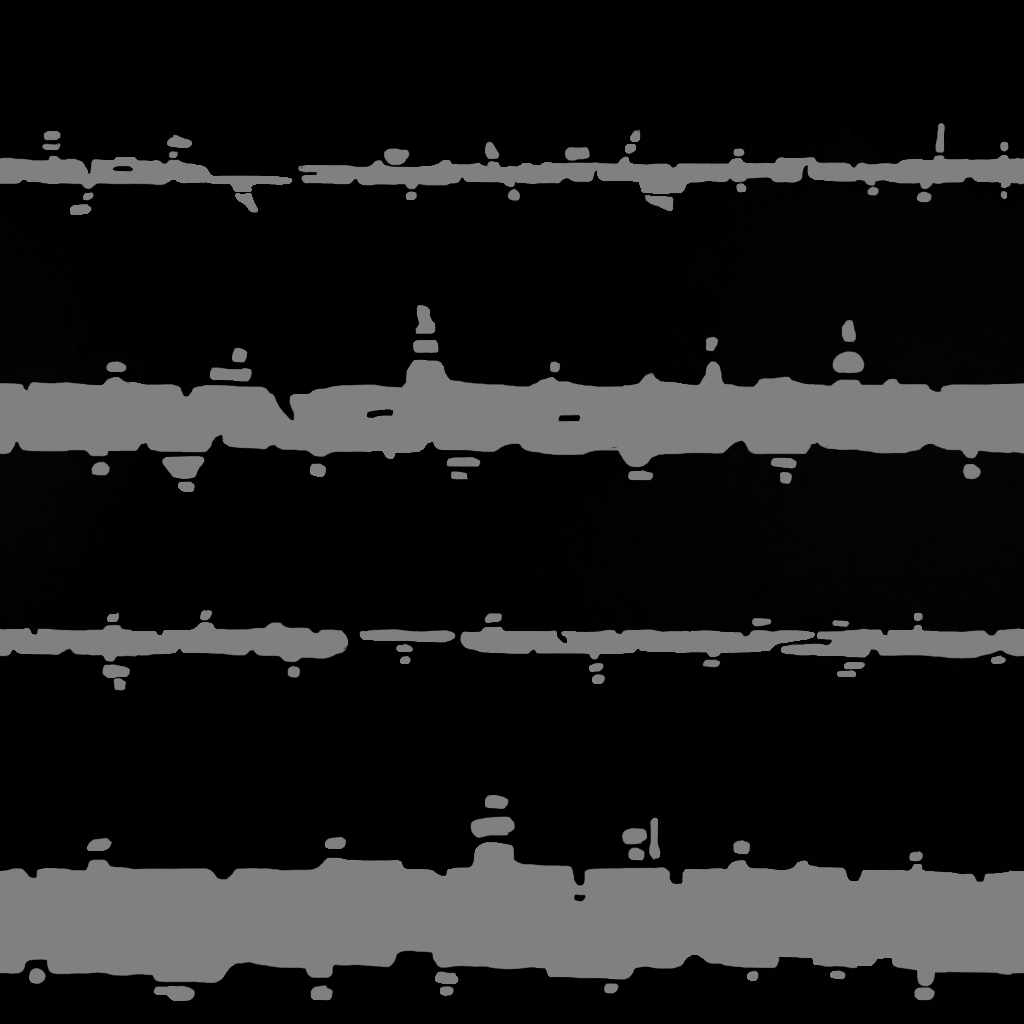
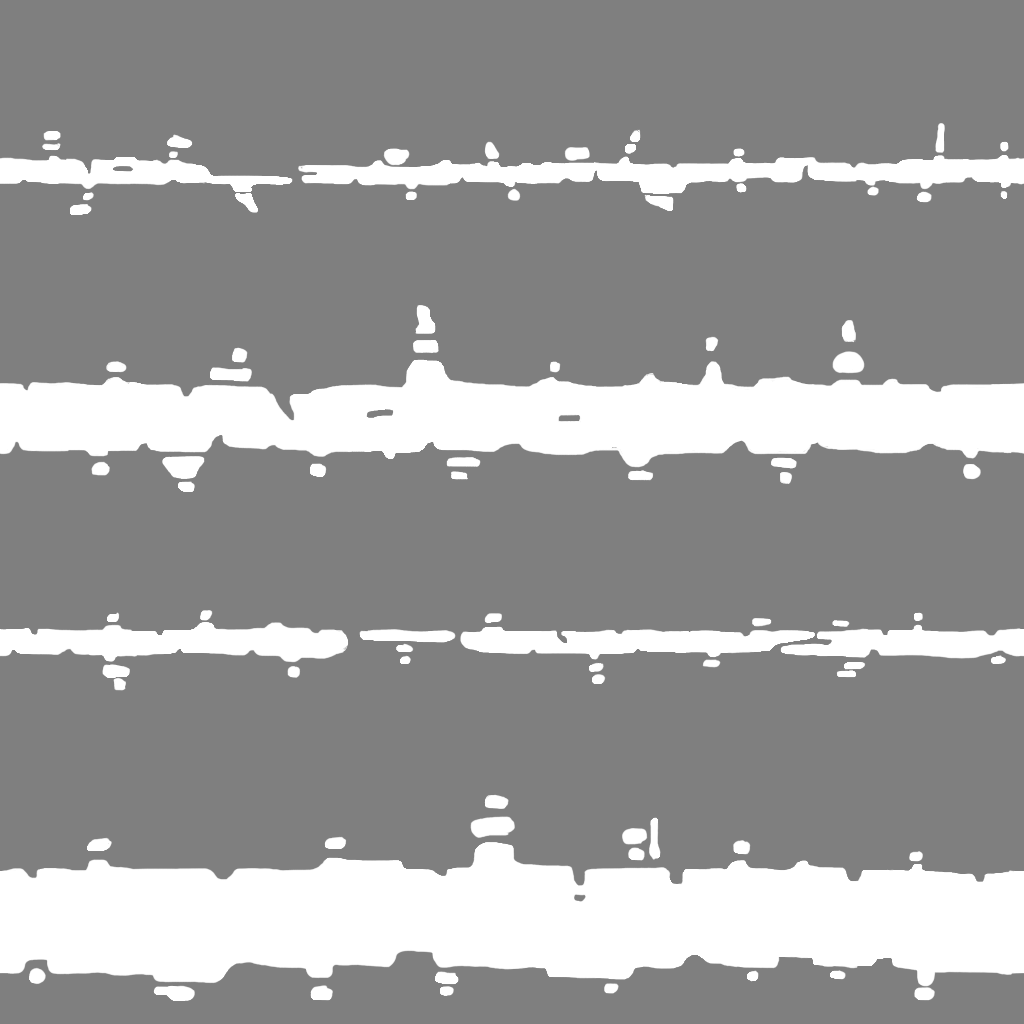
Layered file, before and after one edit (1024 × 1024). Changes by layer:
painted on "Arrière-plan" over [0, 0, 1024, 1024]
painted on "Calque de dessin 1" over [0, 0, 1024, 1024]
